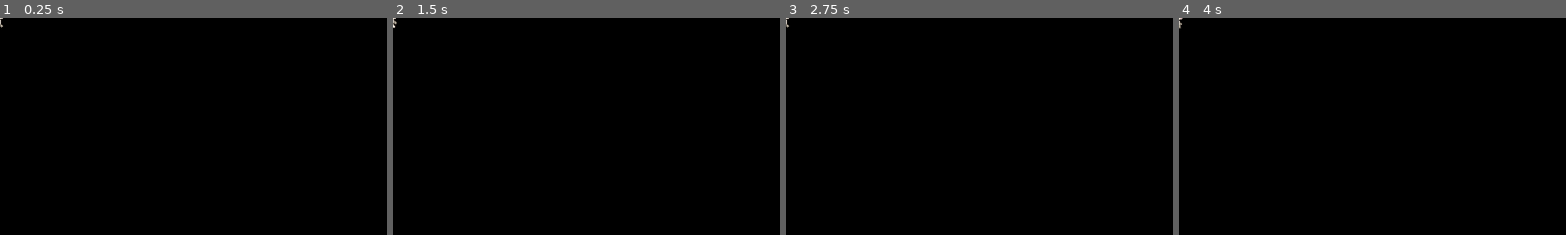
Above: before the commit, frames 1-4 (left to right).
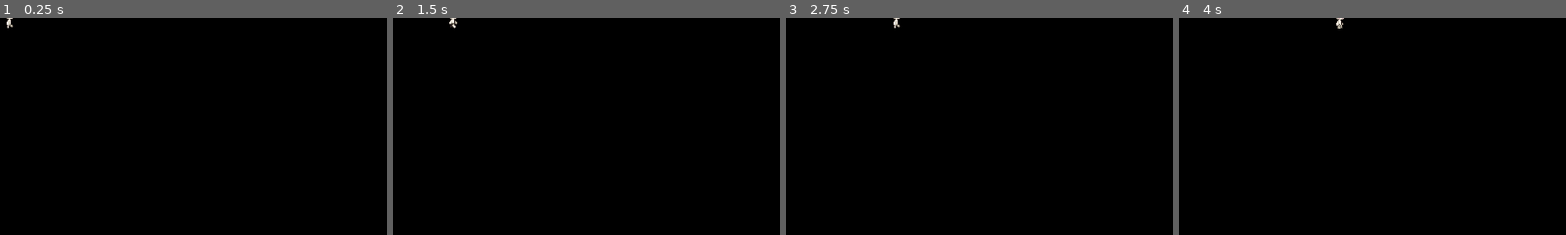
Above: after the commit, the same moments.

Repository: Lizzy1640/desk-pet
Game: Godot game, scene res://scenes/actual_pet.tscn
Same seed, same stepped clock (60 frames per second), same inputs: the game is played once before the commit and once after it. This scene is started directly instead of the project's main scene.
Inputs:
- Up to frame 1 (0.25 s): no input
- Up to frame 2 (1.5 s): tap Enter (ui_accept) at 0.5, 0.77 s
- Up to frame 3 (2.75 s): tap Enter (ui_accept) at 1.52 s
- Up to frame 4 (4 s): tap Enter (ui_accept) at 2.75, 3.02, 3.5, 3.77 s
The pictures show only the part of the screen within x 0-50%, y 0-50%; the shares and areas given below are measured in that part.

The runs differ from the first frame. In frame 1, less than 0.1% of the frame differs, in the area x 0-4%, y 0-5%; in frame 2, 0.1%, in the area x 0-17%, y 0-5%; in frame 3, less than 0.1%; in frame 4, 0.1%.
Error before the commit: Parse Error: Function "is_on_floor()" not found in base self. (res://scripts/movement.gd:10)

Commit message:
Commented out faulty code.
Just to get rid of error messages.

Diff:
--- a/scripts/movement.gd
+++ b/scripts/movement.gd
@@ -7,6 +7,6 @@
 # Called every frame. 'delta' is the elapsed time since the previous frame.
 func _physics_process(delta):
 	# adding the gravity
-	if not is_on_floor():
+	#if not is_on_floor():
 		position.x += SPEED * delta
-		velocity.y += gravity * delta
+		#velocity.y += gravity * delta
